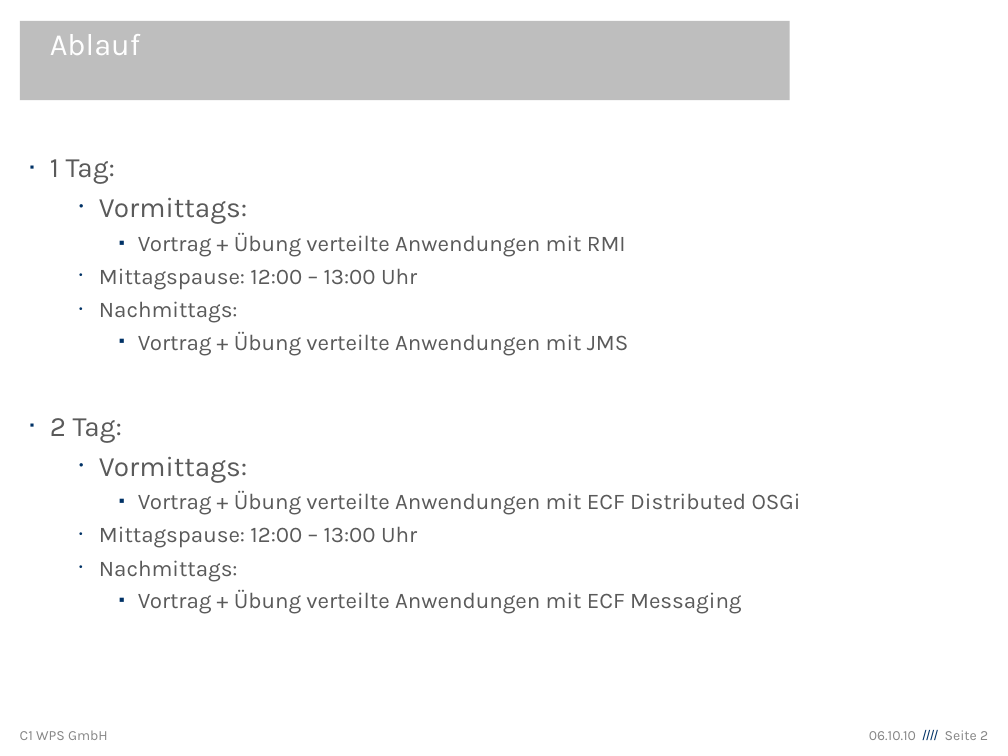
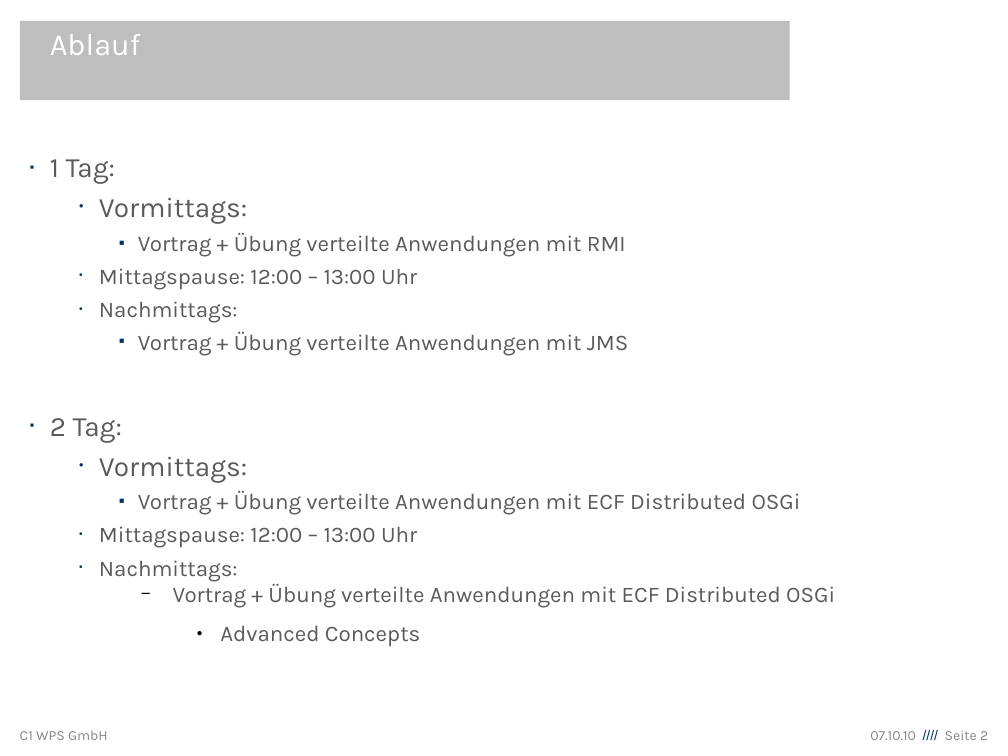
Before and after one commit to lemmy/org.eclipse.ecf.winterschool, a slide deck: slide 2 of org.eclipse.ecf.winterschool/EclipseCommunicationFramework.odp. Drawn at 1008x756 pixels with LibreOffice and Linux fonts; fonts in the diff are those of the drawing; background and template pictures are left out. Boxes give left, top, right and bottom in pixels: in the first picture for what was removed or moved away, otherwise in the second. Text is boxed around its words. In the diff, an @@ line names an element or a change of style, - is before the commit and + after.

```diff
--- a/org.eclipse.ecf.winterschool/EclipseCommunicationFramework.odp
+++ b/org.eclipse.ecf.winterschool/EclipseCommunicationFramework.odp
@@ text at (173, 583, 835, 647): text changed @@
-    ▪ Vortrag + Übung verteilte Anwendungen mit ECF Messaging
+    − Vortrag + Übung verteilte Anwendungen mit ECF Distributed OSGi
+      ● Advanced Concepts
@@ text at (870, 730, 988, 740): text changed @@
-06.10.10 //// Seite 2
+07.10.10 //// Seite 2
```
Also in this commit, not shown: 12 other slides changed, 8 slides added, 13 slides removed.
